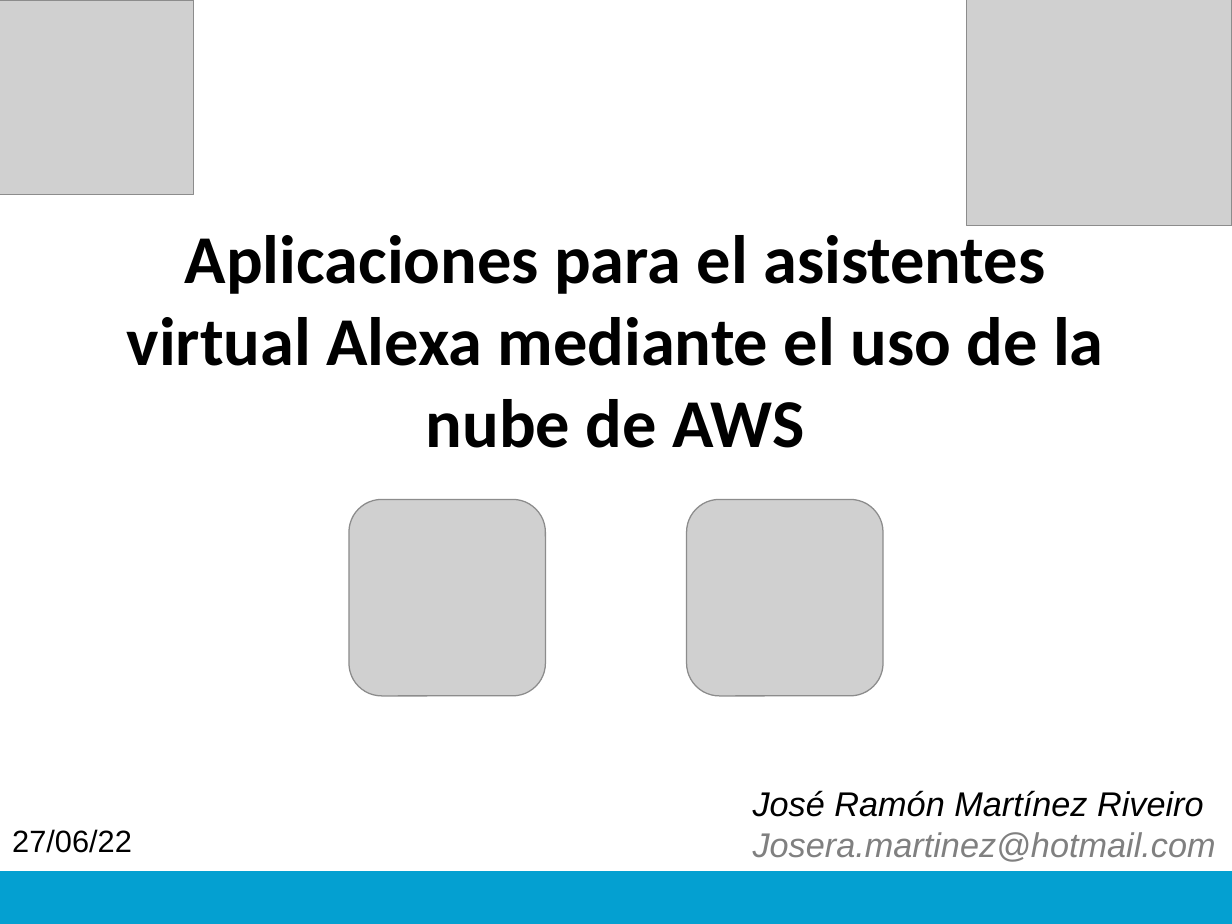
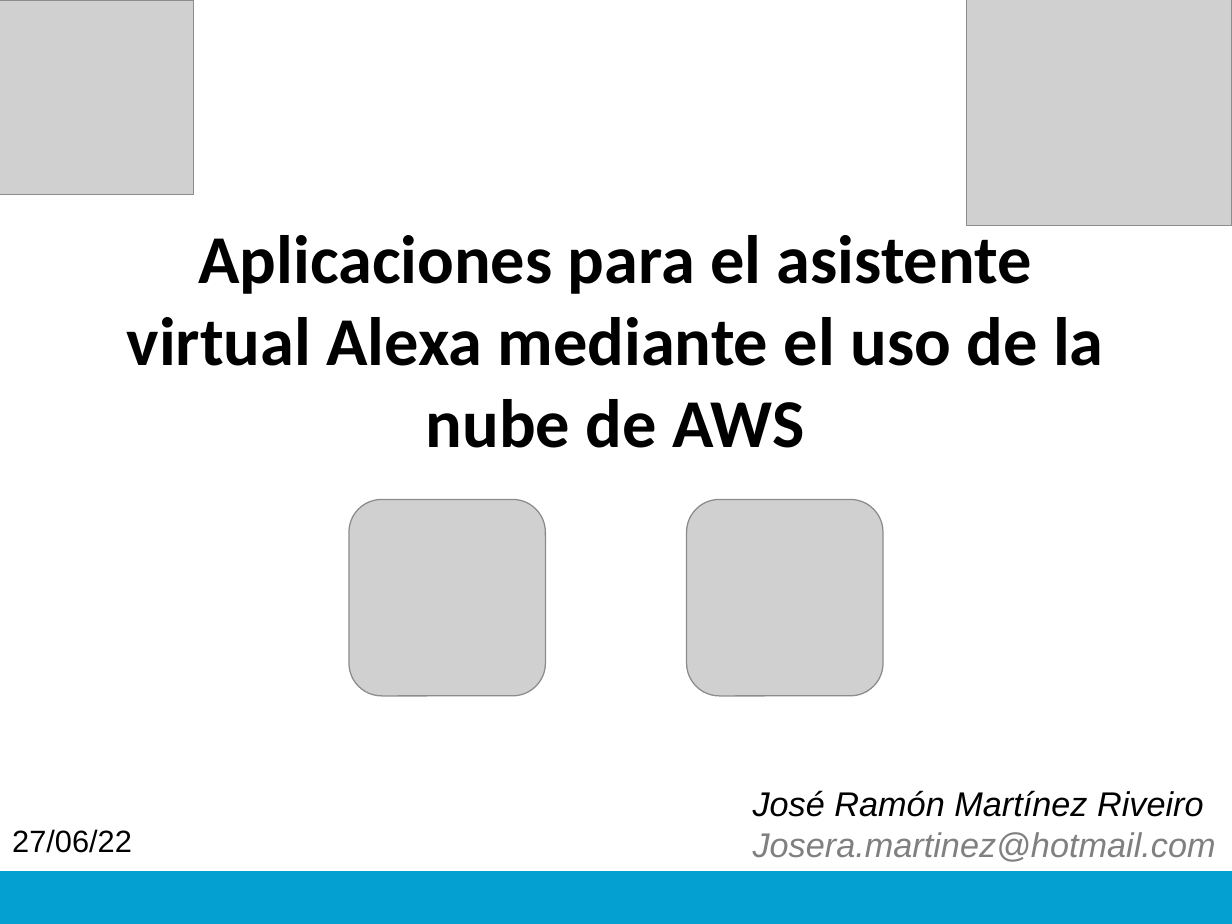
Before and after one commit to JoseRamonMartinez/pokedex-alexa-aws, a slide deck: slide 1 of resources/presentacion.pptx. Drawn at 1232x924 pixels with LibreOffice and Linux fonts; fonts in the diff are those of the drawing; grey boxes stand for pictures. Boxes give left, top, right and bottom in pixels: in the first picture for what was removed or moved away, otherwise in the second. Text is boxed around its words. In the diff, an @@ line names an element or a change of style, - is before the commit and + after.

```diff
--- a/resources/presentacion.pptx
+++ b/resources/presentacion.pptx
@@ title at [127,235,1104,448]: text changed @@
-Aplicaciones para el asistentes virtual Alexa mediante el uso de la nube de AWS
+Aplicaciones para el asistente virtual Alexa mediante el uso de la nube de AWS
```
Also in this commit, not shown: 1 slide added, 2 other files.
